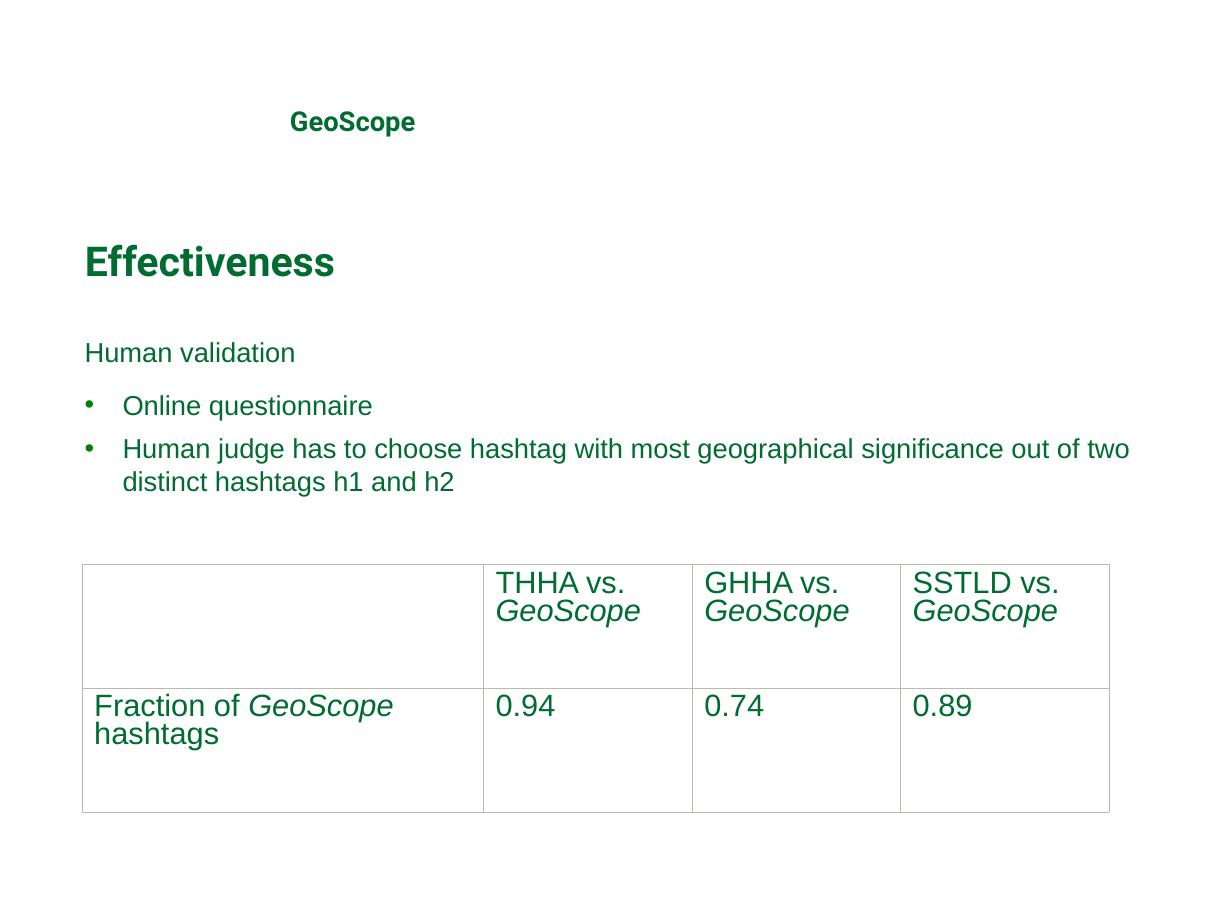
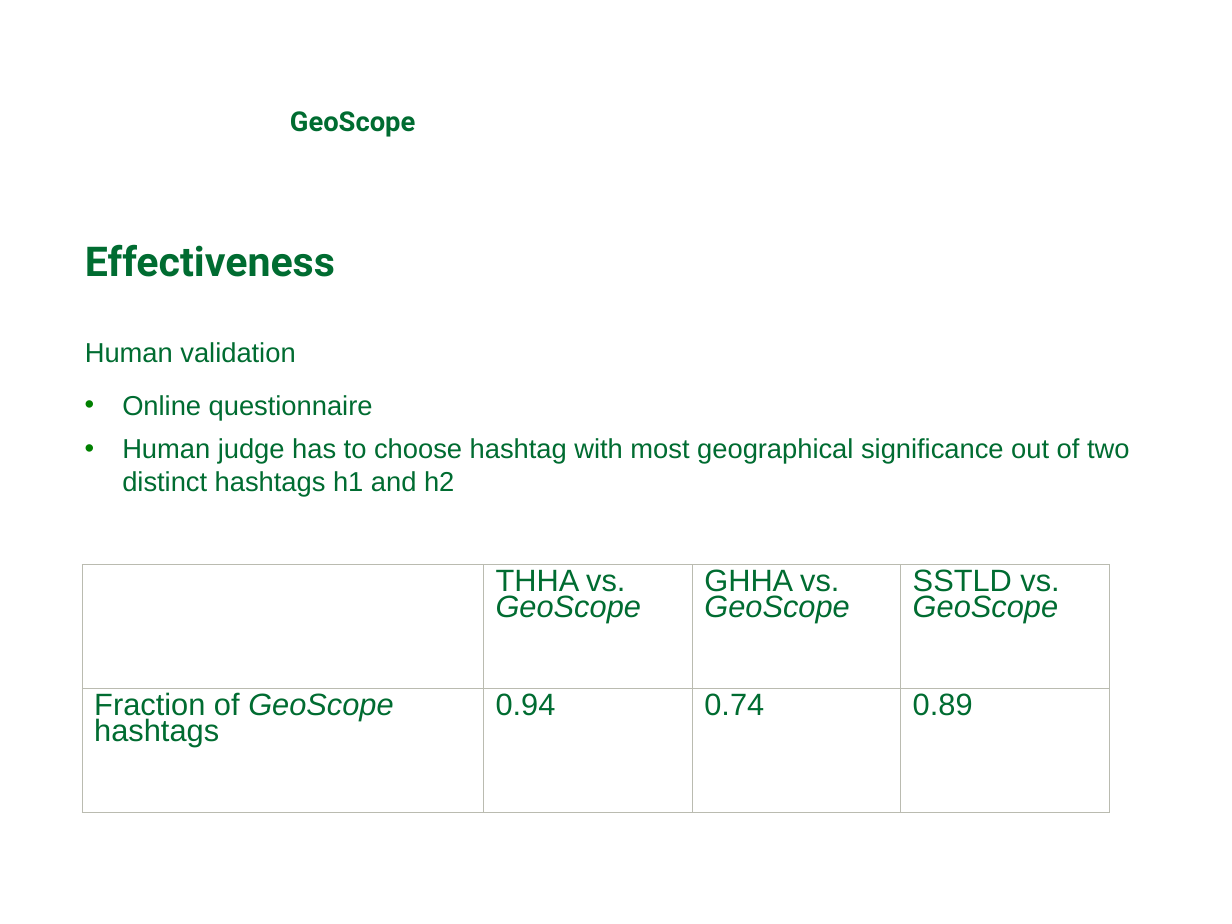
Before and after one commit to michaelprummer/datascience, a slide deck: slide 11 of GeoScope/DataScience1.ppt. Drawn at 1232x924 pixels with LibreOffice and Linux fonts; fonts in the diff are those of the drawing; background and template pictures are left out. Boxes give left, top, right and bottom in pixels: in the first picture for what was removed or moved away, otherwise in the second. Text is boxed around its words. In the diff, an @@ line names an element or a change of style, - is before the commit and + after.

```diff
--- a/GeoScope/DataScience1.ppt
+++ b/GeoScope/DataScience1.ppt
@@ table at bbox=[83, 564, 1109, 812] @@
@@ line spacing 0.81 to 0.76 @@
```
Also in this commit, not shown: 1 other slide changed, 1 slide added.
